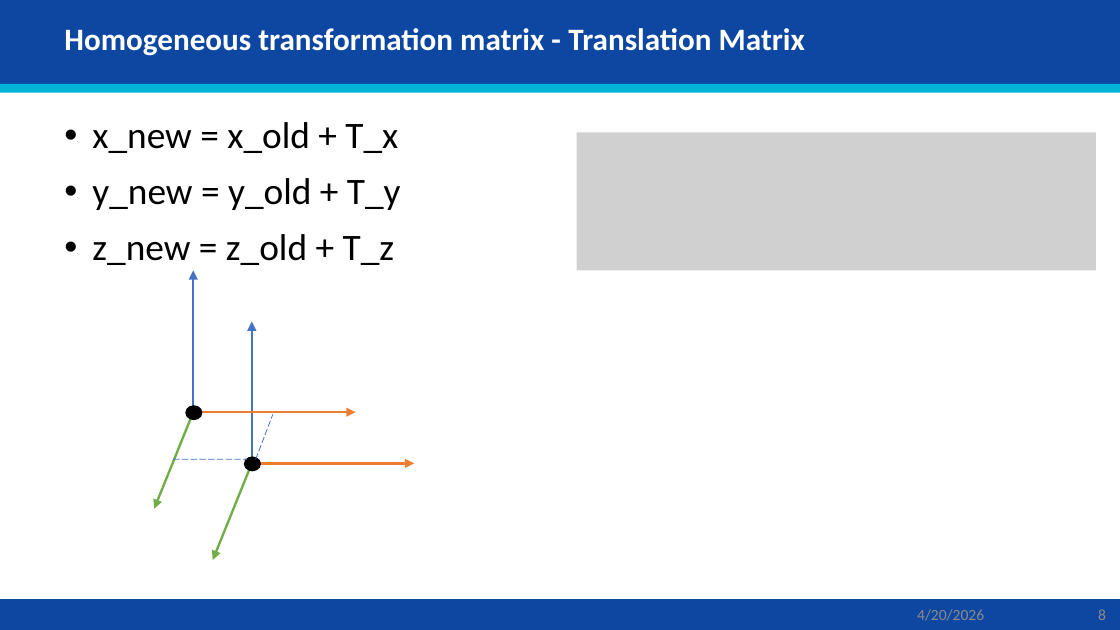
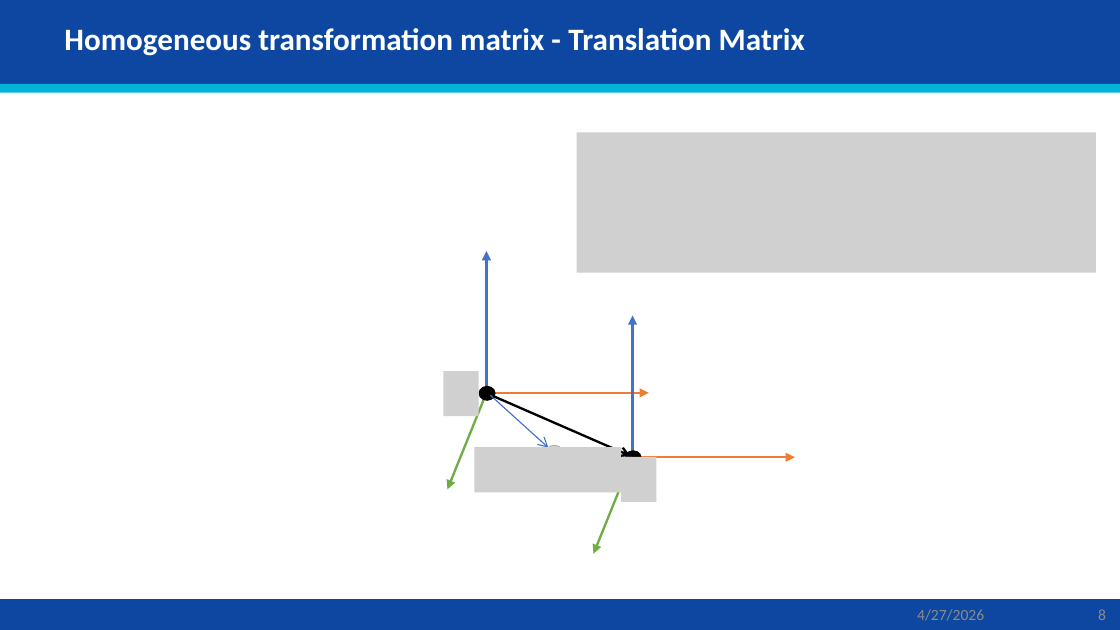
Before and after one commit to AbbadiAhmad/mobile_robots_course, a slide deck: slide 8 of Slides/Mod03/Mod03_Kinematics.pptx. Drawn at 1120x630 pixels with LibreOffice and Linux fonts; fonts in the diff are those of the drawing; grey boxes stand for pictures. Boxes give left, top, right and bottom in pixels: in the first picture for what was removed or moved away, otherwise in the second. Text is boxed around its words. In the diff, an @@ line names an element or a change of style, - is before the commit and + after.

```diff
--- a/Slides/Mod03/Mod03_Kinematics.pptx
+++ b/Slides/Mod03/Mod03_Kinematics.pptx
@@ text removed at bbox=[92, 122, 401, 265] @@
-• x_new = x_old + T_x
-• y_new = y_old + T_y
-• z_new = z_old + T_z
@@ arrow moved from (194, 412) - (194, 270) to (486, 393) - (486, 251) @@
@@ ellipse: place and size @@
-ellipse at bbox=[186, 407, 202, 420]
+ellipse at bbox=[479, 386, 495, 400]
@@ arrow moved from (194, 412) - (155, 508) to (486, 393) - (448, 489) @@
@@ arrow moved from (194, 412) - (356, 412) to (486, 393) - (648, 393) @@
@@ line moved from (255, 459) - (273, 414) to (491, 395) - (549, 448) @@
@@ line (491, 395) - (549, 448): line to arrow; stroke #4472C4 0.5 pt dashed to #4472C4 0.75 pt @@
@@ group added at bbox=[444, 371, 657, 502]: 3 pictures, 1 ellipse, 1 arrow @@
@@ line moved from (174, 459) - (248, 459) to (635, 458) - (563, 454) @@
@@ line (635, 458) - (563, 454): line to arrow; stroke #4472C4 0.5 pt dashed to #5B9BD5 0.75 pt @@
@@ 3 arrows, 1 ellipse: place and size @@
-3 arrows, 1 ellipse at bbox=[213, 321, 414, 560]
+3 arrows, 1 ellipse at bbox=[594, 316, 795, 554]
@@ text at bbox=[917, 609, 984, 621]: text changed @@
-4/20/2026
+4/27/2026
```
Also in this commit, not shown: 57 other slides changed, 1 slide added, 1 other file.
